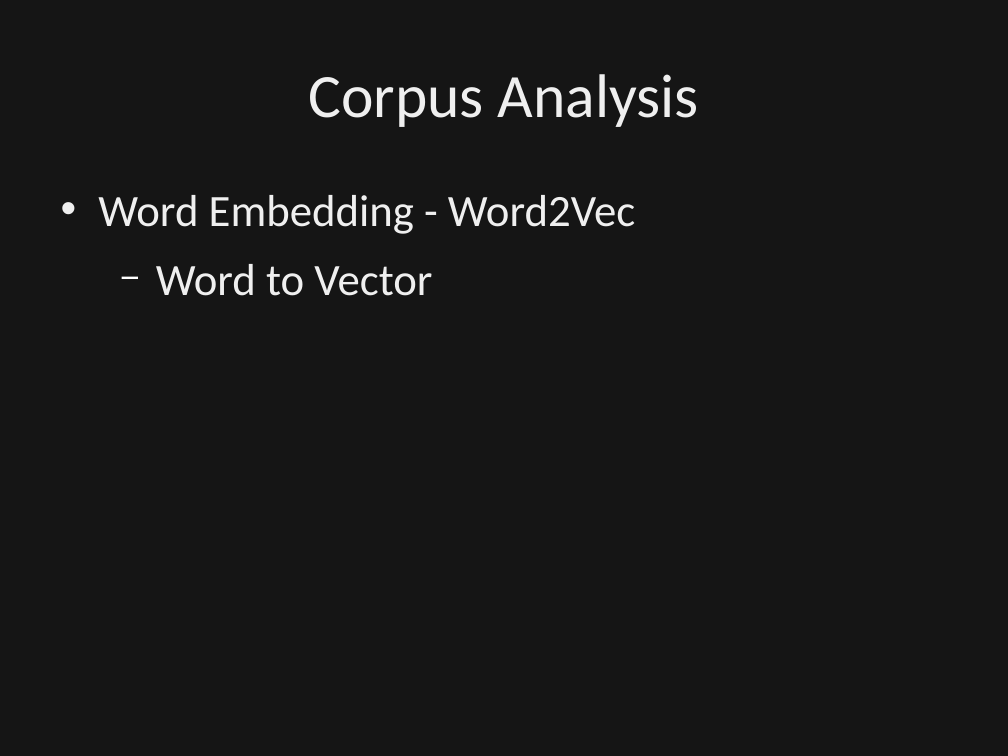
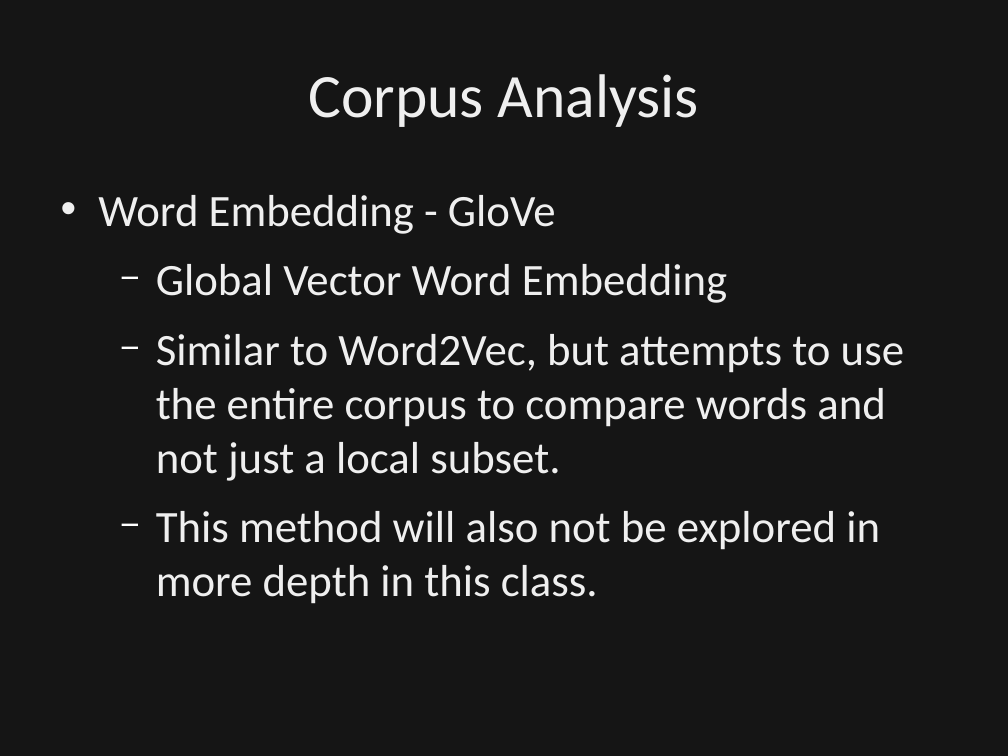
Before and after one commit to dbowmans46/PracticalProgramming, a slide deck: slide 72 of Session 7 - Python/Instructional Material/Session 7 - Python Brief Intro to NLP.odp (slide 66 before the commit). Drawn at 1008x756 pixels with LibreOffice and Linux fonts; fonts in the diff are those of the drawing; background and template pictures are left out; a plain dark background stands for a picture behind light text. Boxes give left, top, right and bottom in pixels: in the first picture for what was removed or moved away, otherwise in the second. Text is boxed around its words. In the diff, an @@ line names an element or a change of style, - is before the commit and + after.

Commit message:
Added layout for corpus analysis.  Added slides to clarify bag of words scoring, slides that describe Word2Vec, and slides that describe GloVe.  Noralized styling of slides and added references for word embedding.

```diff
--- a/Session 7 - Python/Instructional Material/Session 7 - Python Brief Intro to NLP.odp
+++ b/Session 7 - Python/Instructional Material/Session 7 - Python Brief Intro to NLP.odp
@@ text at [98,195,904,604]: text changed @@
-• Word Embedding - Word2Vec
-  − Word to Vector
+• Word Embedding - GloVe
+  − Global Vector Word Embedding
+  − Similar to Word2Vec, but attempts to use the entire corpus to compare words and not just a local subset.
+  − This method will also not be explored in more depth in this class.
```
Also in this commit, not shown: 8 other slides changed, 5 slides added, 1 other file.
